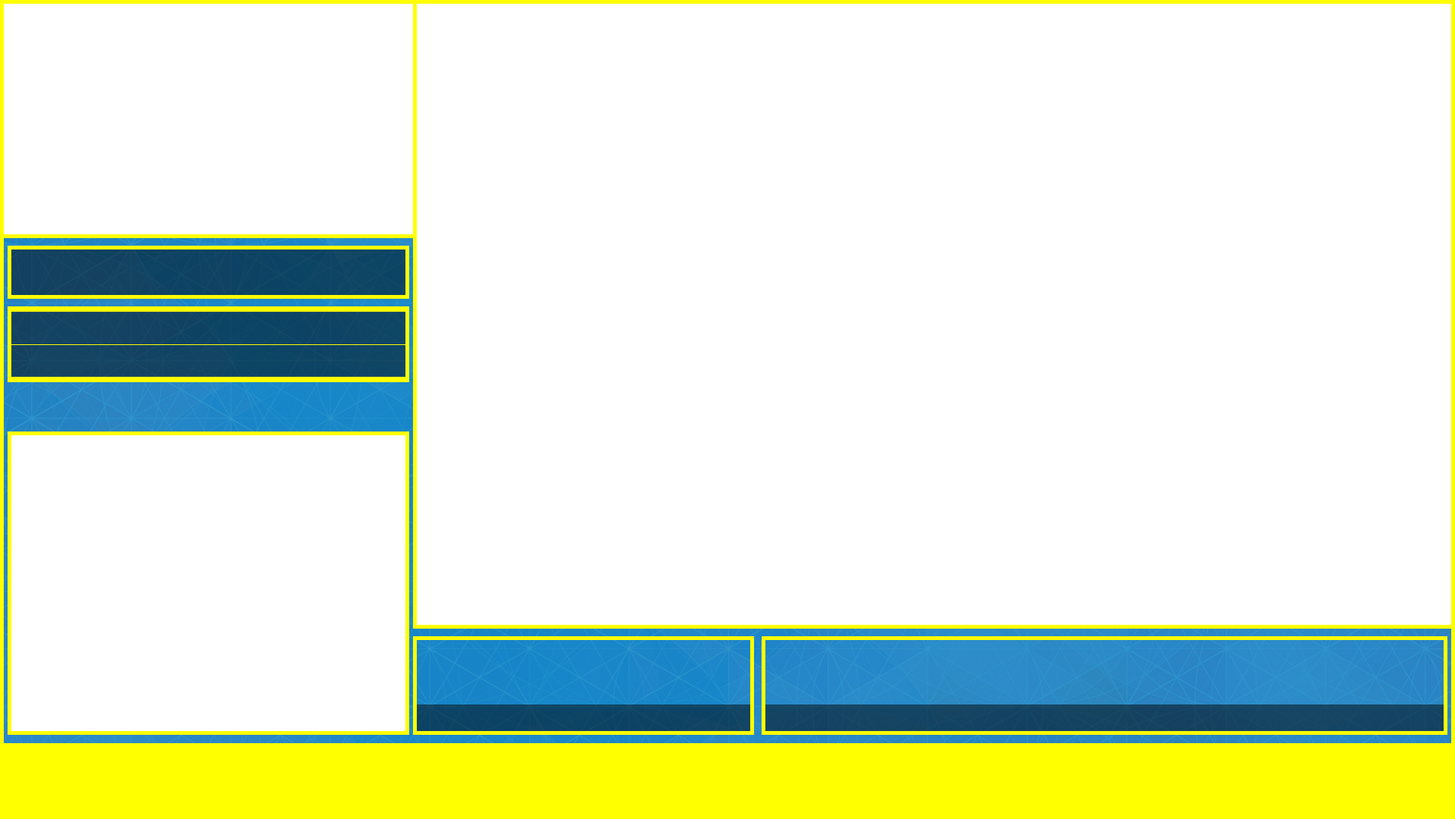
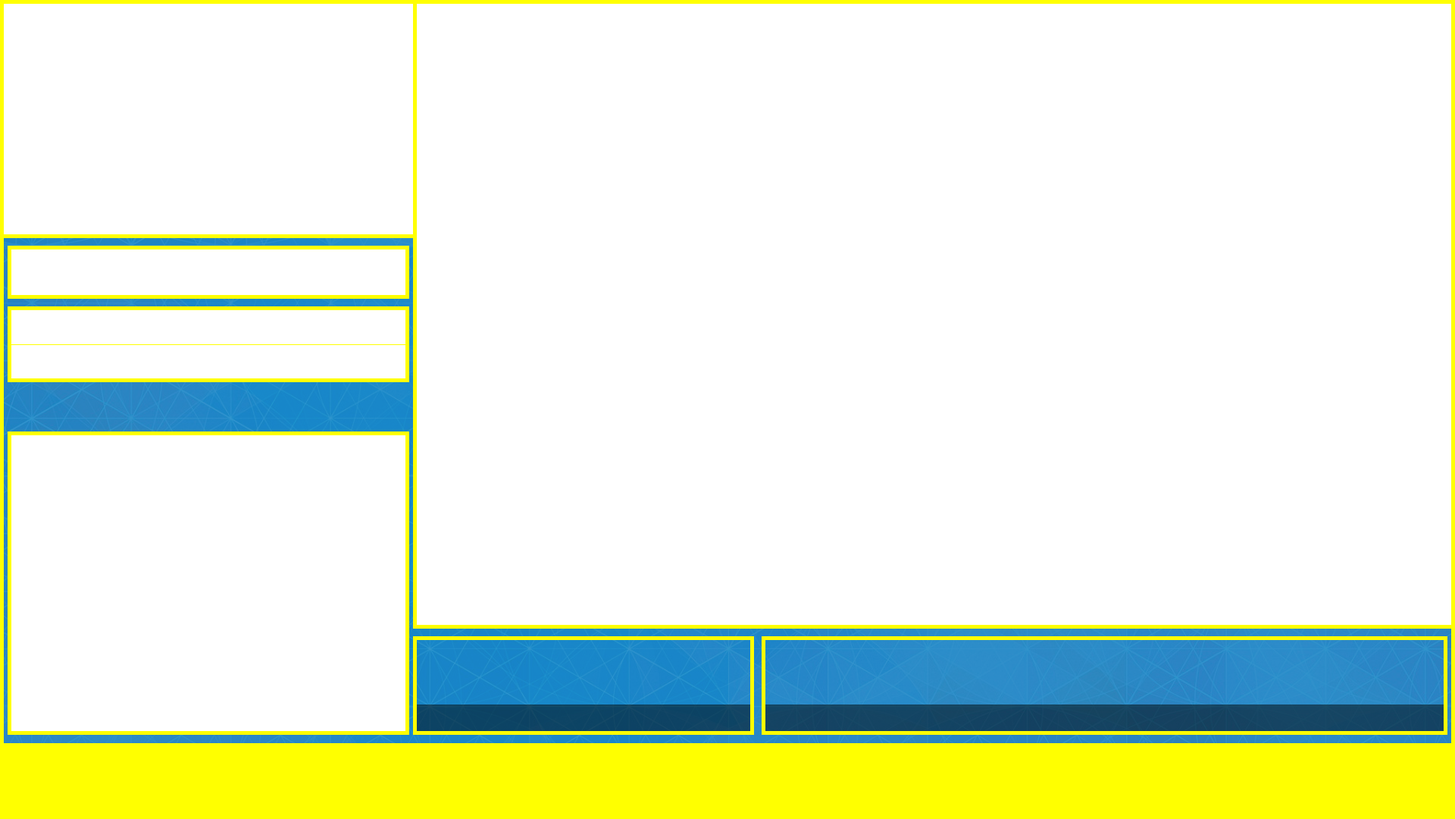
Two versions of the same layered image (1455px x 819px). Layer-by-layer changes:
added layer "Comms Outline" above "Comms Vert Line" over (x1=11, y1=310, x2=406, y2=379)
painted on "Background" over (x1=11, y1=249, x2=406, y2=379)
